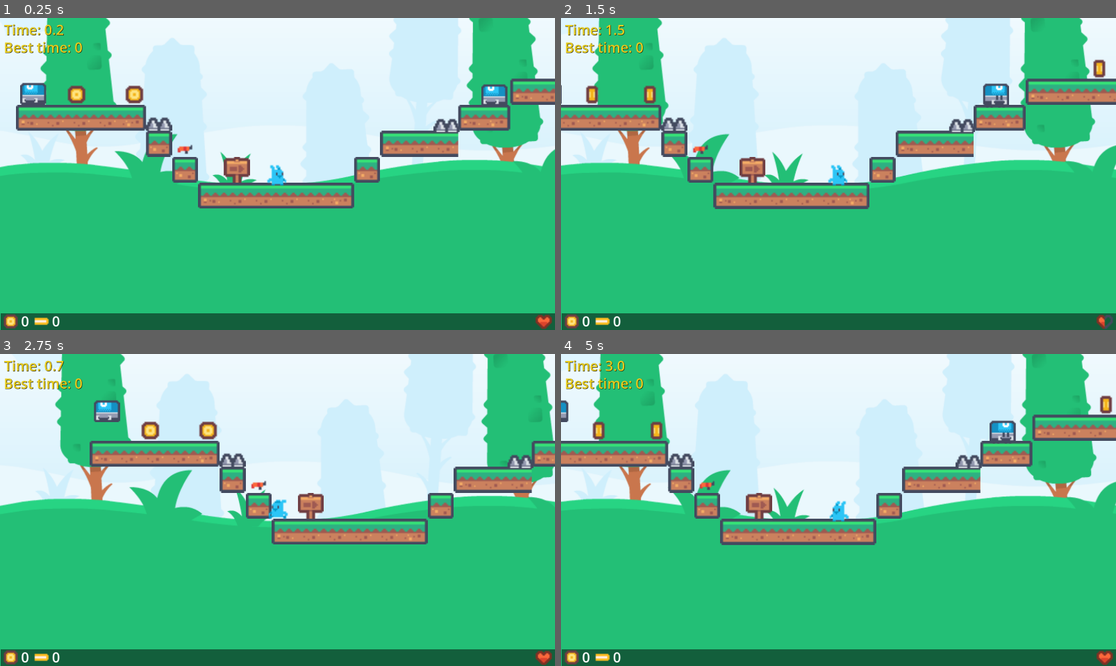
Above: before the commit, frames 1-4 (two rows, left to right).
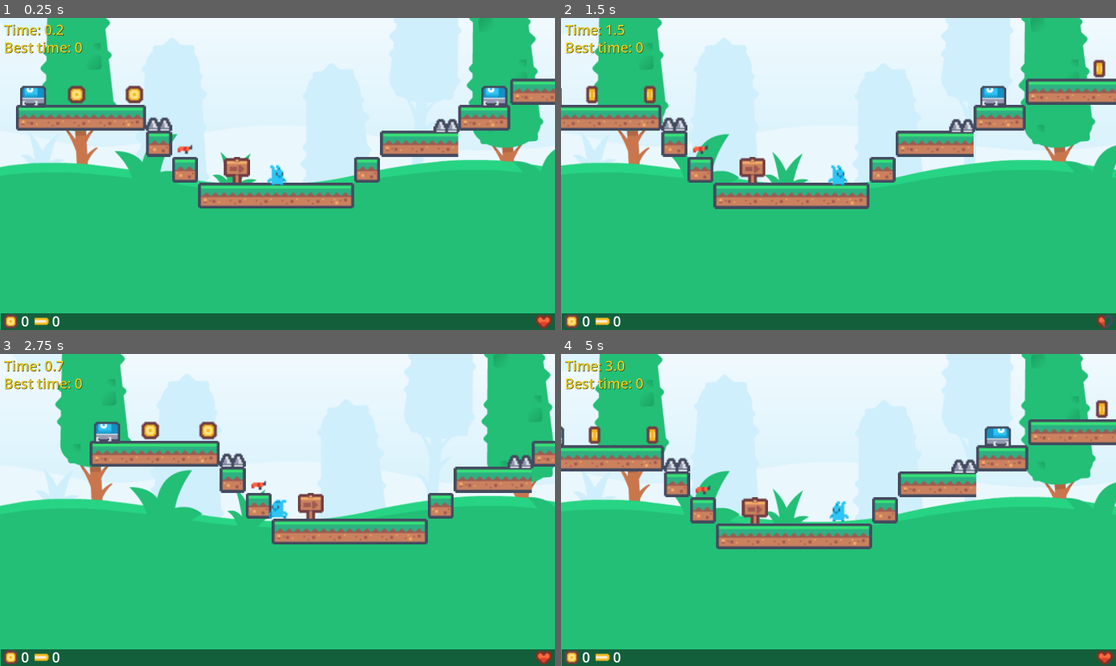
Above: after the commit, the same moments.

Repository: T-oo-T/game-development-final-project
Game: Godot game, scene res://Scenes/main.tscn
Same seed, same stepped clock (60 frames per second), same inputs: the game is played once before the commit and once after it. The engine's default icon, where the game draws it, is replaced by a stand-in: a white triangle on a blue panel in a dark square.
Inputs:
- Up to frame 1 (0.25 s): no input
- Up to frame 2 (1.5 s): hold Right (right) from 0.53 s (still down); tap Space (shoot) at 0.6, 1.35 s; tap Up (jump) at 0.77 s
- Up to frame 3 (2.75 s): tap Up (jump) at 1.52 s; release Right (right) at 2.03 s; hold Left (left) from 2.03 s (still down); tap Space (shoot) at 2.1 s
- Up to frame 4 (5 s): release Left (left) at 2.78 s; hold Right (right) 2.78-4.28 s; tap Space (shoot) at 2.85, 3.6, 4.35 s; tap Up (jump) at 3.02, 3.77, 4.52 s; hold Left (left) from 4.28 s (still down)

The runs differ from the first frame. In frame 1, 0.4% of the frame differs, in the area x 3-92%, y 20-29%; in frame 2, 0.3%; in frame 3, 0.6%; in frame 4, 11%, in the area x 0-100%, y 0-63%.

Commit message:
robo state

Diff:
--- a/Scripts/robo.gd
+++ b/Scripts/robo.gd
@@ -13,26 +13,36 @@
 
 func _ready() -> void:
 	state = STATE_SLEEP
-	$AnimatedSprite2D.play("sleep")
 	player = get_parent().get_children().filter(func (child) -> bool:
 		return child is Player
 	)[0]
 
+func _update_state() -> void:
+	if (player.global_position - global_position).length() < 100:
+		state = STATE_PATROL
+	else:
+		state = STATE_SLEEP
+
+func _handle_state(delta: float) -> void:
+	if !is_on_floor():
+		velocity.y += GRAVITY * delta
+
+	match state:
+		STATE_PATROL:
+			if !ray.is_colliding() and is_on_floor():
+				flip()
+
+			velocity.x = speed
+			$AnimatedSprite2D.play("move")
+		STATE_SLEEP:
+			velocity.x = 0
+			$AnimatedSprite2D.play("sleep")
+
+
 func _physics_process(delta: float) -> void:
-	if state == STATE_PATROL:
-		if !is_on_floor():
-			velocity.y += GRAVITY * delta
-
-		if !ray.is_colliding() and is_on_floor():
-			flip()
-
-		velocity.x = speed
-		$AnimatedSprite2D.play("move")
-	elif (player.global_position - global_position).length() < 100:
-		state = STATE_PATROL
-
+	_update_state()
+	_handle_state(delta)
 	move_and_slide()
-
 
 func flip():
 	facing_left = !facing_left
